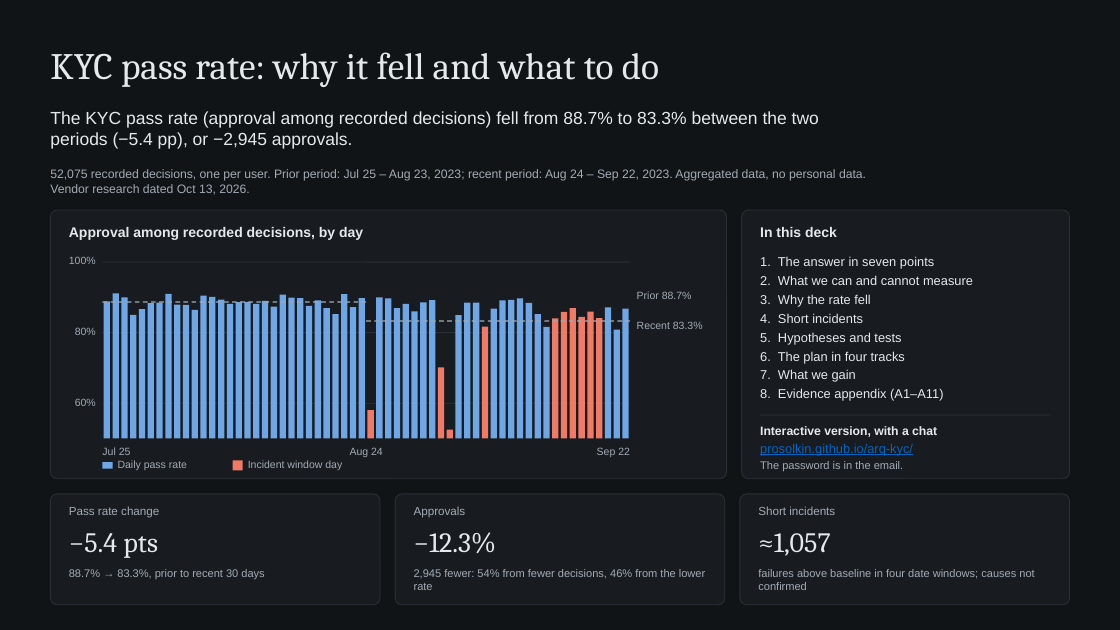
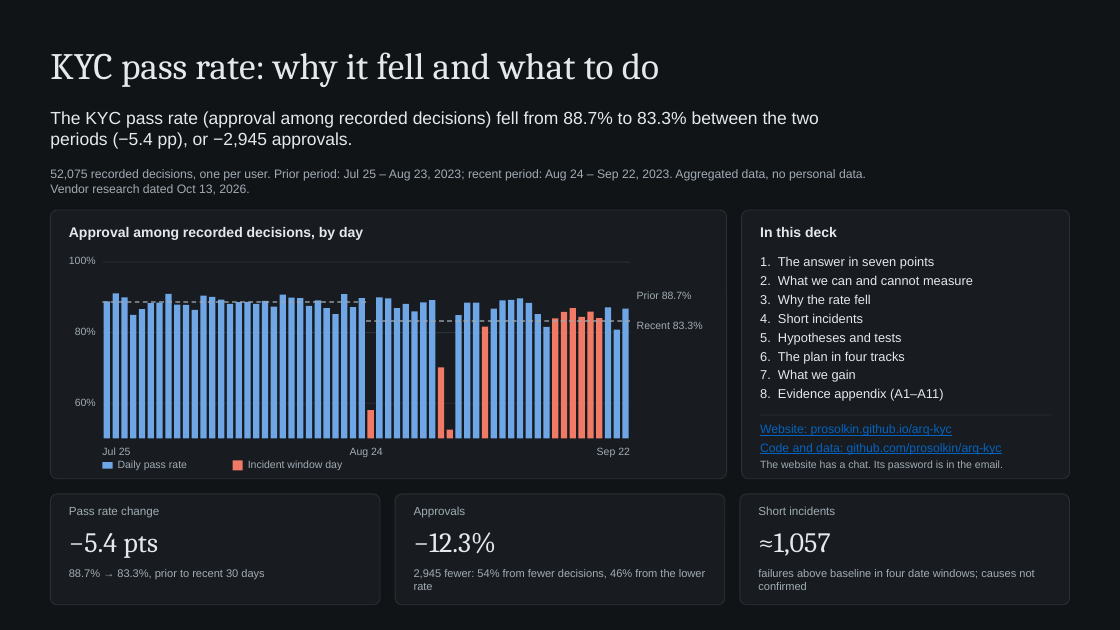
Before and after one commit to prosolkin/arq-kyc, a slide deck: slide 1 of analysis/export/kyc-approval-deck.pptx. Drawn at 1120x630 pixels with LibreOffice and Linux fonts; fonts in the diff are those of the drawing. Boxes give left, top, right and bottom in pixels: in the first picture for what was removed or moved away, otherwise in the second. Text is boxed around its words. In the diff, an @@ line names an element or a change of style, - is before the commit and + after.

```diff
--- a/analysis/export/kyc-approval-deck.pptx
+++ b/analysis/export/kyc-approval-deck.pptx
@@ text at (760, 424, 1003, 470): text changed; text colour #E5E9EC to #0563C1 @@
-Interactive version, with a chat
-prosolkin.github.io/arq-kyc/
-The password is in the email.
+Website: prosolkin.github.io/arq-kyc
+Code and data: github.com/prosolkin/arq-kyc
+The website has a chat. Its password is in the email.
```
Also in this commit, not shown: 1 slide added, 8 other files.
